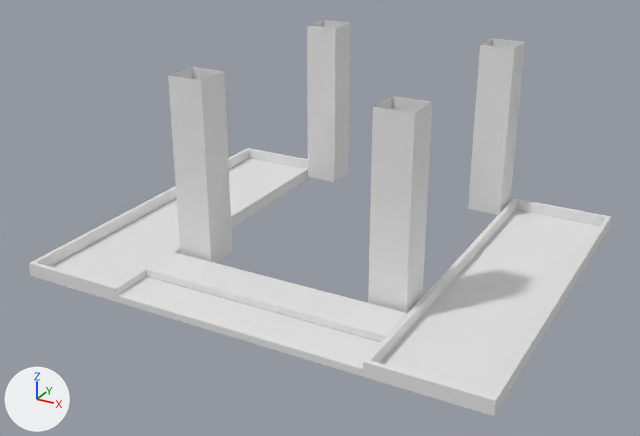
Two versions of the FBX model Assets/Asset Afta/3D/Enviroment/Villa/Asset Export/Fase2/MCHouse-PropsDepan.fbx, one commit apart.
One viewpoint serves both versions: a camera (50 mm lens) standing at (4.42, -23.9, 8.75) and looking at (-4.02, -8.55, 1.08). Lighting does not change. The marker at lower left points along +X, +Y and +Z. The older version comes first. Materials are left out; every surface is plain grey. Where no turn or scale is listed for an object, it has been applied to the vertices.

Before the edit, the objects in view are built like this:
```python
me_cube = bpy.data.meshes.new('Cube')
me_cube.from_pydata(...)  # 32 vertices, 16 faces; spans x -0.4..4.9, y -0.4..5.98, z -3.93..0.1
me_plane_013 = bpy.data.meshes.new('Plane.013')
me_plane_013.from_pydata(...)  # 32 vertices, 28 faces; spans x -5.08..5.08, y -4.19..4.19, z -0.16..0.14
me_plane_097 = bpy.data.meshes.new('Plane.097')
me_plane_097.from_pydata(...)  # a box spanning x -2.73..2.73, y -0.47..0.47, z 0.0..0.15; a box spanning x -2.73..2.73, y 0.47..1.41, z 0.16..0.31
ob_mchouse_potkolamdepan2 = bpy.data.objects.new('MCHouse-PotKolamDepan2', me_plane_013)
ob_mchouse_potkolamdepan2.location = (-3.89, -8.03, 0.27)
ob_mchouse_tanggadepan = bpy.data.objects.new('MCHouse-TanggaDepan', me_plane_097)
ob_mchouse_tanggadepan.location = (-3.89, -11.75, 0.11)
ob_mchouse_tiangdepan = bpy.data.objects.new('MCHouse-TiangDepan', me_cube)
ob_mchouse_tiangdepan.location = (-6.13, -9.83, 4.18)
```
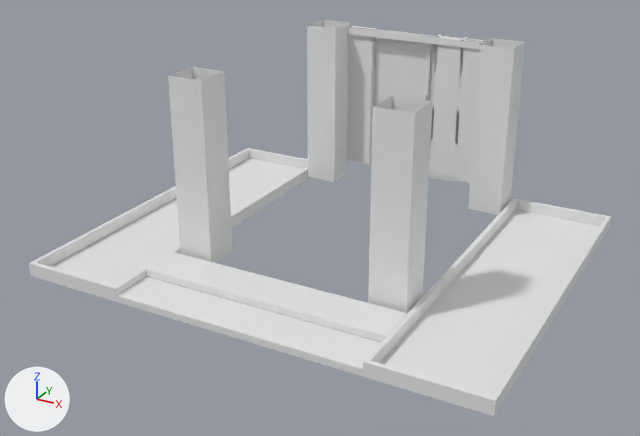
Where the newer file only moved an object's origin or applied its transform, the numbers keep the older frame.

The change, as a diff of the scene's bpy script:
```diff
--- a/Assets/Asset Afta/3D/Enviroment/Villa/Asset Export/Fase2/MCHouse-PropsDepan.fbx.py
+++ b/Assets/Asset Afta/3D/Enviroment/Villa/Asset Export/Fase2/MCHouse-PropsDepan.fbx.py
@@ me_plane_007 @@
+me_plane_007.from_pydata(...)  # a box spanning x -0.7..0.64, y -0.1..0.14, z 0.0..3.53; a box spanning x -3.06..-2.39, y -0.08..0.16, z 0.0..3.53
@@ me_cube_004 @@
+me_cube_004.from_pydata(...)  # 116 vertices, 89 faces; spans x -3.06..0.64, y -0.1..0.14, z -0.04..3.56
@@ me_plane_034 @@
+me_plane_034.from_pydata([(-2.17, -0.26, -0.15), (1.56, -0.26, -0.15), (-2.17, -0.02, -0.15), (1.56, -0.02, -0.15), (-2.17, -0.02, 0.0), (-2.17, -0.26, 0.0), (1.56, -0.26, 0.0), (1.56, -0.02, 0.0)], [], [(0, 2, 3, 1), (3, 2, 4, 7), (0, 1, 6, 5), (1, 3, 7, 6), (2, 0, 5, 4)])
@@ me_mesh_778 @@
+me_mesh_778.from_pydata(...)  # 56 vertices, 42 faces; spans x 0.0..1.68, y -0.17..0.17, z 0.0..3.37
@@ ob_mchouse_decorpintu_colldier @@
+ob_mchouse_decorpintu_colldier = bpy.data.objects.new('MCHouse-DecorPintu-Colldier', me_plane_007)
+ob_mchouse_decorpintu_colldier.location = (-2.67, -3.89, 0.65)
@@ ob_mchouse_decorpintu @@
+ob_mchouse_decorpintu = bpy.data.objects.new('MCHouse-DecorPintu', me_cube_004)
+ob_mchouse_decorpintu.location = (-2.67, -3.89, 0.65)
@@ ob_mchouse_ataspintu @@
+ob_mchouse_ataspintu = bpy.data.objects.new('MCHouse-AtasPintu', me_plane_034)
+ob_mchouse_ataspintu.location = (-3.59, -3.78, 4.18)
@@ ob_mchouse_pintumain @@
+ob_mchouse_pintumain = bpy.data.objects.new('MCHouse-PintuMain', me_mesh_778)
+ob_mchouse_pintumain.location = (-5.05, -3.78, 0.65)
```

Pixel boxes [x1, y1, x2, y2] of what changed, in the pictures (640 x 436 px):
'MCHouse-DecorPintu-Colldier', added
    after: [346, 26, 486, 183]
'MCHouse-PintuMain', added
    after: [373, 37, 435, 106]
'MCHouse-AtasPintu', added
    after: [347, 26, 491, 49]
'MCHouse-DecorPintu', added
    after: [354, 27, 491, 182]
'MCHouse-PotKolamDepan2', unchanged, covered by the edit
    before: [29, 148, 611, 416]
'MCHouse-PotKolamDepan2-Kanan', unchanged, uncovered by the edit
    after: [363, 198, 611, 416]
'MCHouse-PotKolamDepan2-Kiri', unchanged, uncovered by the edit
    after: [29, 148, 311, 302]
